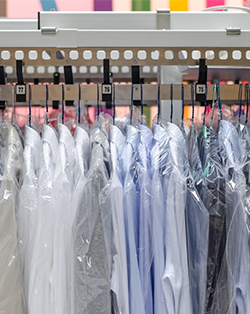
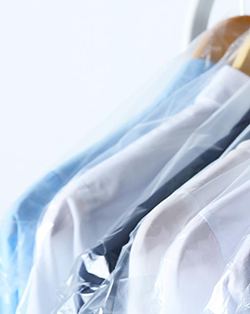
Layer changes from the first (250, 314) image to the second:
removed layer "dc_money_4" over (x1=0, y1=0, x2=250, y2=314)
added layer "636565616750671282-headers_1600x670-drycleaning" above "household-concept-ironing-board--with-clothes--901620964-5ab45c8b1f4e130037396b…" over (x1=0, y1=0, x2=250, y2=314)
added layer "household-concept-ironing-board--with-clothes--901620964-5ab45c8b1f4e130037396b…" over (x1=0, y1=0, x2=250, y2=314)
